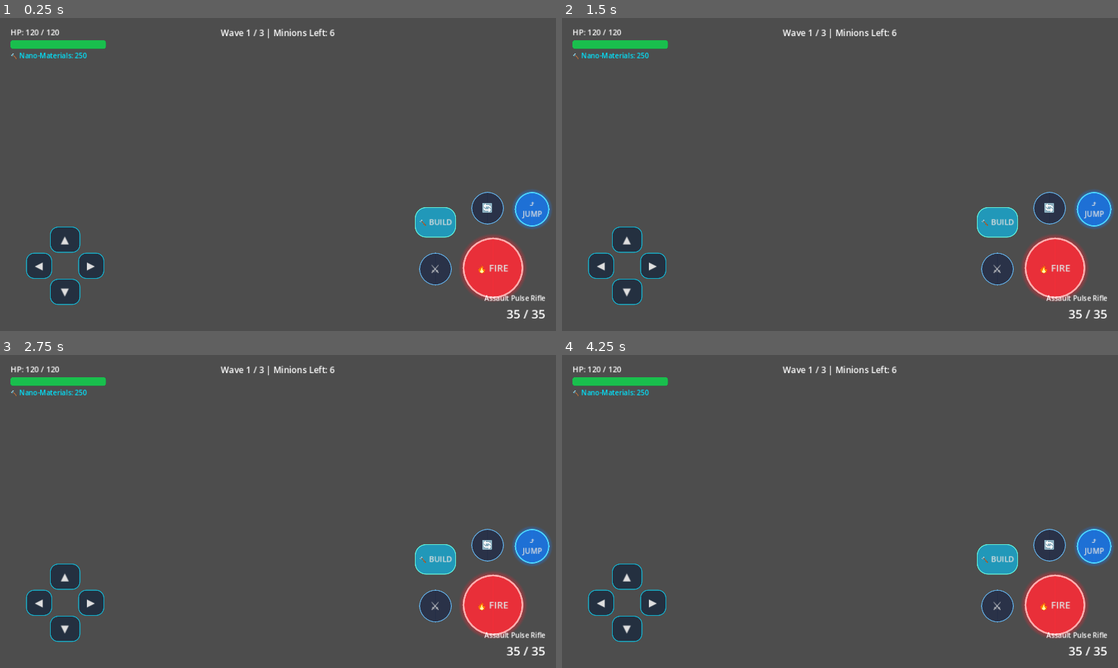
Above: before the commit, frames 1-4 (two rows, left to right).
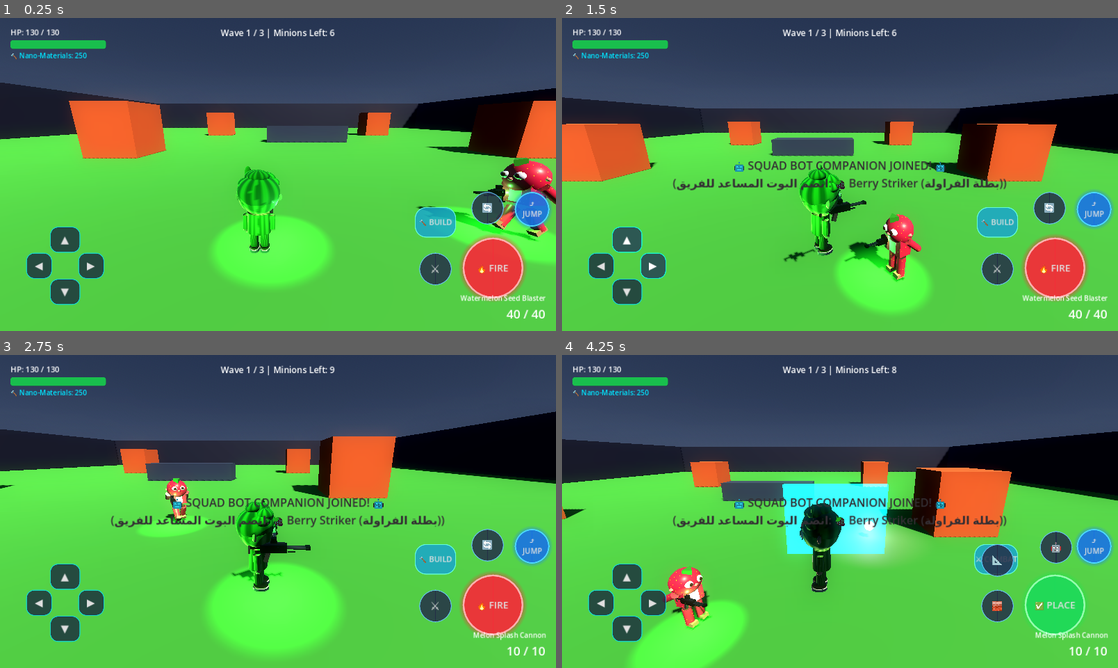
Above: after the commit, the same moments.

Repository: Seif796/TitanStrike-iOS
Game: Godot game, scene res://scenes/arena.tscn
The game is run twice, just before and just after one commit, with the same random seed, the same clock (stepped at 60 frames per second) and the same inputs. This scene is started directly instead of the project's main scene.
Inputs (mouse positions are in pixels of both pictures, inside the frame that each line leads up to):
- Up to frame 1 (0.25 s): no input
- Up to frame 2 (1.5 s): move the mouse to (962, 158) at 0.52 s; press the mouse at (962, 158) at 0.53 s; hold D (move_right) 0.53-1.25 s; tap Space (jump) at 0.77 s; release the mouse at (962, 158) at 1.25 s; drag from (728, 190) to (812, 237) at 1.27 s
- Up to frame 3 (2.75 s): move the mouse to (333, 442) at 2.02 s; hold D (move_right) from 2.03 s (still down); tap = (switch_weapon) at 2.1 s
- Up to frame 4 (4.25 s): release D (move_right) at 2.75 s; drag from (812, 574) to (673, 464) at 2.77 s; move the mouse to (1006, 558) at 3.52 s; press the mouse at (1006, 558) at 3.53 s; hold A (move_left) from 3.53 s (still down); tap Space (jump) at 3.77 s; tap R (reload) at 4.15 s

The runs differ from the first frame. In frame 1, 89% of the frame differs, in the area x 0-100%, y 0-100%; in frame 2, 90%; in frame 3, 90%; in frame 4, 92%.
Error before the commit: Parse Error: Variable "is_bot" has the same name as a previously declared variable. (res://scripts/player.gd:23)

Commit message:
Fix script parse error caused by duplicate is_bot declaration in player.gd

Diff:
--- a/scripts/arena.gd
+++ b/scripts/arena.gd
@@ -84,8 +84,8 @@
 		p.name = "1"
 		p.peer_id = 1
 		p.class_id = NetworkManager.local_class_id
+		players_container.add_child(p)
 		p.global_position = spawn_nodes[0].global_position
-		players_container.add_child(p)
 		_setup_local_player(p)
 
 		# Solo player: deploy AI Bot companion if enabled
@@ -106,8 +106,8 @@
 			spawn_pos = spawn_nodes[spawn_index].global_position
 			spawn_index += 1
 
+		players_container.add_child(p)
 		p.global_position = spawn_pos
-		players_container.add_child(p)
 
 		if peer_id == multiplayer.get_unique_id():
 			_setup_local_player(p)
@@ -123,7 +123,6 @@
 	bot.peer_id = 999
 	bot.is_bot = true
 	bot.class_id = GameManager.bot_class_id
-	bot.global_position = pos
 
 	# Attach AI brain
 	var bot_ai = PlayerBotAI.new()
@@ -131,6 +130,7 @@
 	bot.add_child(bot_ai)
 
 	players_container.add_child(bot)
+	bot.global_position = pos
 
 	var c_data = GameManager.CLASSES.get(GameManager.bot_class_id, GameManager.CLASSES[1])
 	get_tree().create_timer(1.2).timeout.connect(func():
--- a/scripts/player.gd
+++ b/scripts/player.gd
@@ -20,7 +20,6 @@
 var gravity: float = 18.0
 var is_down: bool = false
 var revive_timer: float = 0.0
-var is_bot: bool = false
 var bot_aim_target: Vector3 = Vector3.ZERO
 
 var primary_weapon: Weapon = null
